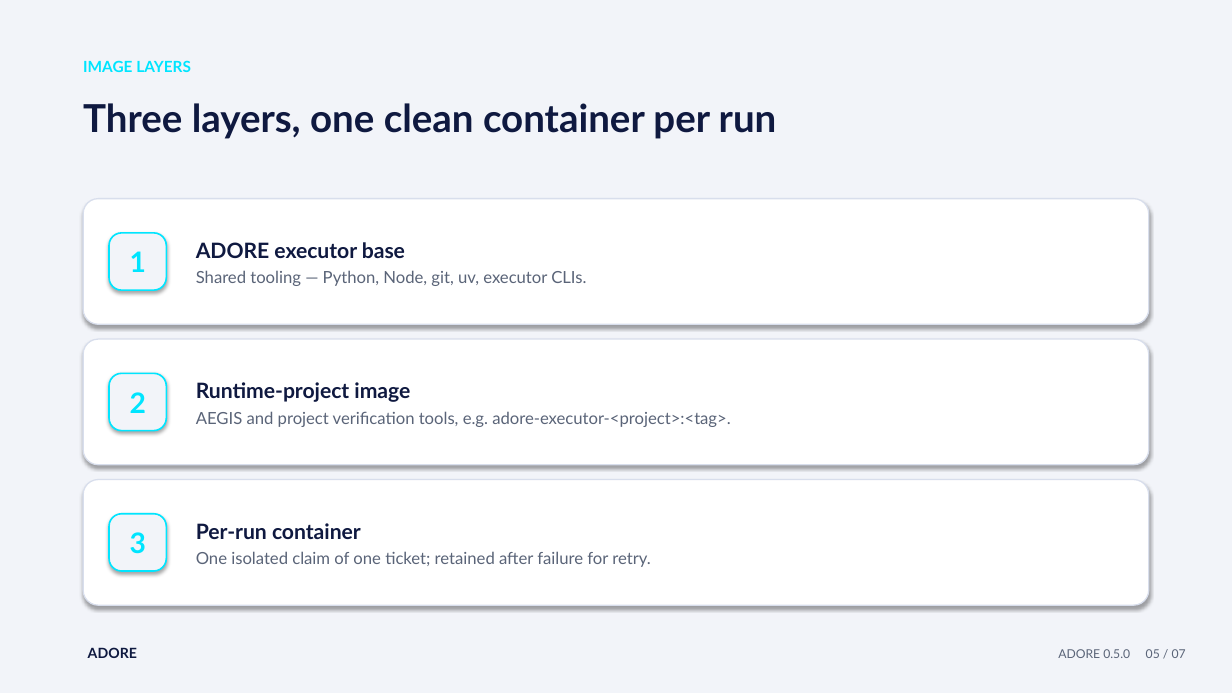
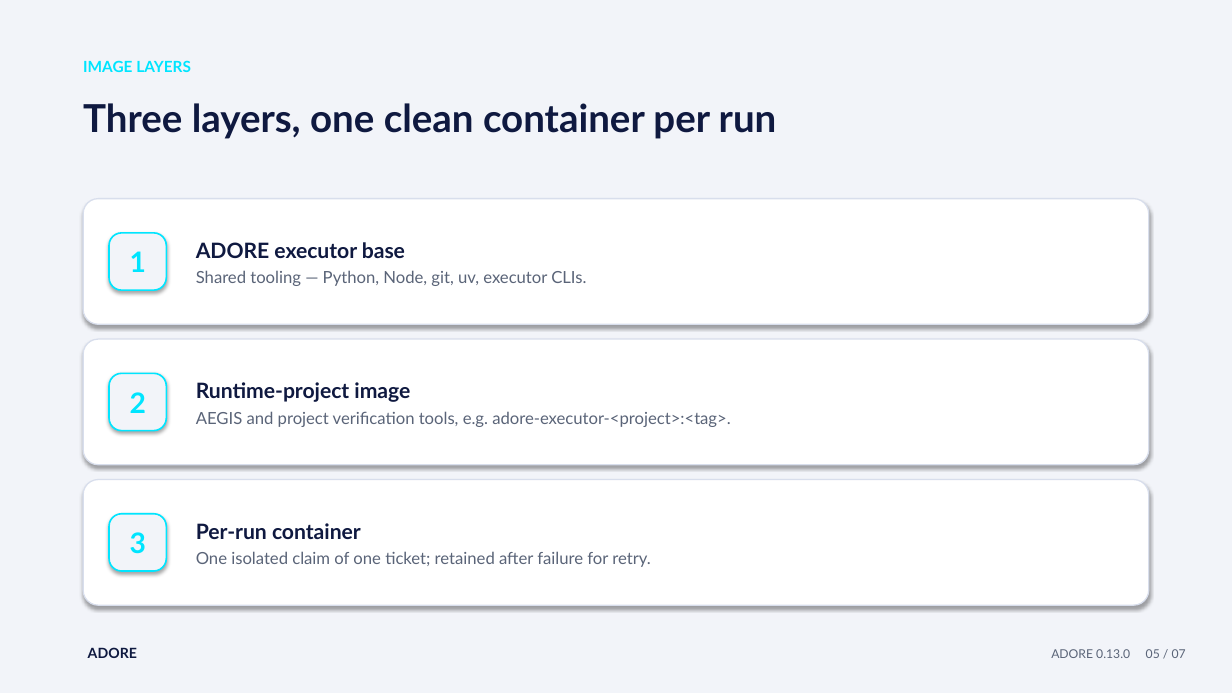
Before and after one commit to DDP-Engineering/AgenticDeliveryOrchestratorRuntimeEngine, a slide deck: slide 5 of 01_Documentation/Operator_Cheat_Sheets/Presentations/ADORE_04_Profiles_And_Container_Images.pptx. Drawn at 1232x693 pixels with LibreOffice and Linux fonts; fonts in the diff are those of the drawing. Boxes give left, top, right and bottom in pixels: in the first picture for what was removed or moved away, otherwise in the second. Text is boxed around its words. In the diff, an @@ line names an element or a change of style, - is before the commit and + after.

```diff
--- a/01_Documentation/Operator_Cheat_Sheets/Presentations/ADORE_04_Profiles_And_Container_Images.pptx
+++ b/01_Documentation/Operator_Cheat_Sheets/Presentations/ADORE_04_Profiles_And_Container_Images.pptx
@@ text at box(1051, 649, 1186, 658): text changed @@
-ADORE 0.5.0 05 / 07
+ADORE 0.13.0 05 / 07
```
Also in this commit, not shown: 6 other slides changed, 30 other files.
